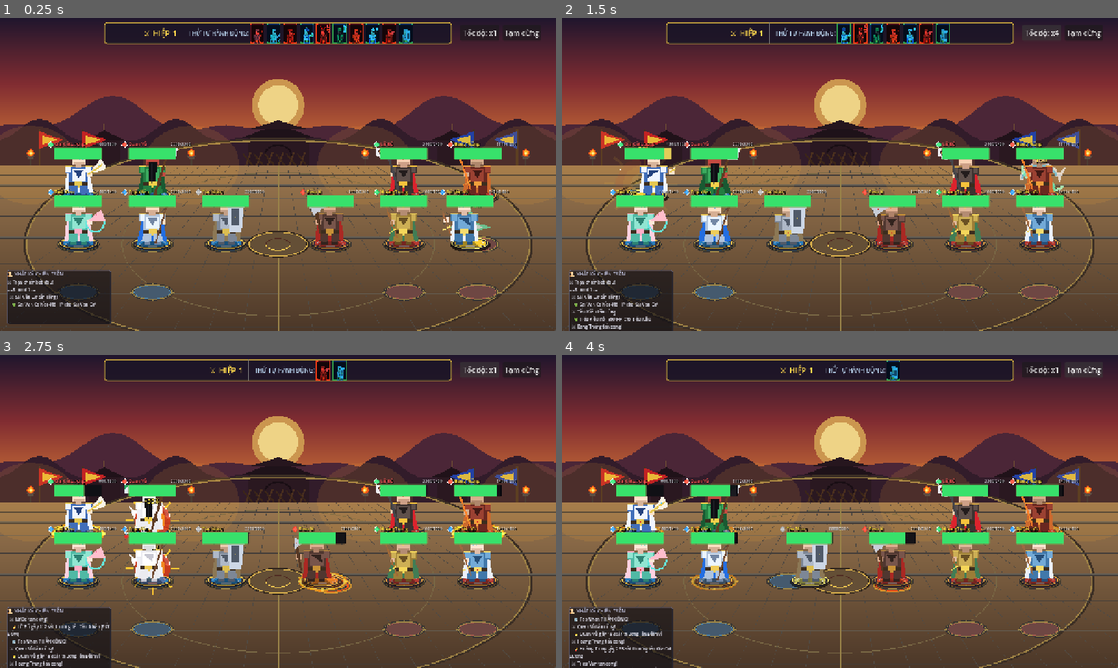
Above: before the commit, frames 1-4 (two rows, left to right).
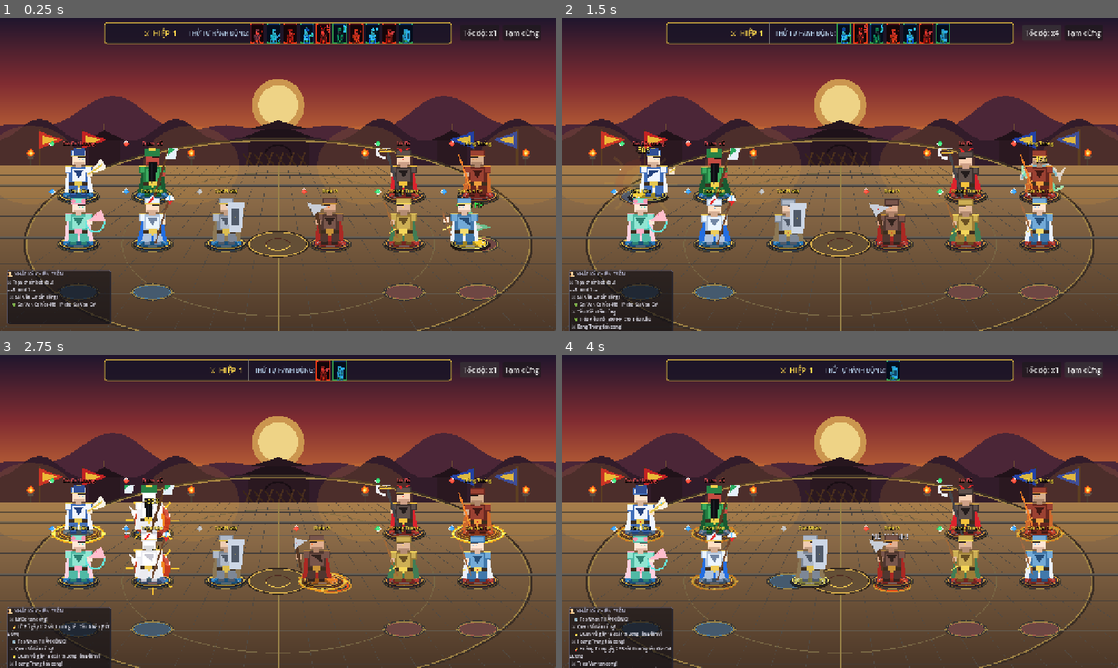
Above: after the commit, the same moments.

Repository: zonhanoz09/tamquoc3d
Game: Godot game, scene res://scenes/battle/BattleScene.tscn
Two runs of this game, one before a commit and one after it. Both use one fixed random seed, a clock stepped at 60 frames per second and the inputs below.
Inputs:
- Up to frame 1 (0.25 s): no input
- Up to frame 2 (1.5 s): click "Tốc độ: x1" at 0.5 s; click "Tốc độ: x2" at 1.25 s
- Up to frame 3 (2.75 s): click "Tốc độ: x4" at 2 s
- Up to frame 4 (4 s): click "Tạm dừng" at 2.75 s; click "Tiếp tục" at 3.5 s

The runs differ from the first frame. In frame 1, 4.6% of the frame differs, in the area x 8-93%, y 39-61%; in frame 2, 4.6%; in frame 3, 4.6%; in frame 4, 4.6%.

Commit message:
feat: hạ chiều cao thanh máu xuống chuẩn 1px siêu mảnh, ẩn hoàn toàn chỉ số máu

Diff:
--- a/scripts/visual/HeroVisual.gd
+++ b/scripts/visual/HeroVisual.gd
@@ -13,9 +13,9 @@
 var sprite: Sprite2D
 
 # Smooth Overhead Bars
-var hp_ghost_bar: ProgressBar
-var hp_bar: ProgressBar
-var hp_label: Label
+var hp_bg: ColorRect
+var hp_ghost_bar: ColorRect
+var hp_bar: ColorRect
 var name_label: Label
 var elem_icon: Sprite2D
 var status_row: HBoxContainer
@@ -85,7 +85,7 @@
 	sprite.z_index = 3
 	add_child(sprite)
 
-	# 5. Overhead UI (Thanh máu dài thanh mảnh & tên tướng gọn gàng)
+	# 5. Overhead UI (Thanh máu siêu mảnh 1px & tên tướng tinh tế)
 	_build_overhead_ui()
 
 func _build_overhead_ui() -> void:
@@ -94,7 +94,7 @@
 	overhead.z_index = 35
 	add_child(overhead)
 
-	# ── LINE 1: HÀNG TÊN TƯỚNG & CHỈ SỐ MÁU (Gọn gàng đặt ngay trên thanh máu) ──
+	# ── LINE 1: HÀNG TÊN TƯỚNG (Gọn gàng ngay trên thanh máu) ──
 	# Element Icon (Viên kim cương nguyên tố nhỏ gọn)
 	elem_icon = Sprite2D.new()
 	var elem_name = "neutral"
@@ -107,17 +107,17 @@
 	var e_tex = load("res://assets/sprites/ui/elem_%s.png" % elem_name)
 	if e_tex:
 		elem_icon.texture = e_tex
-	elem_icon.scale = Vector2(0.68, 0.68)
-	elem_icon.position = Vector2(-63, -7)
+	elem_icon.scale = Vector2(0.65, 0.65)
+	elem_icon.position = Vector2(-60, -9)
 	overhead.add_child(elem_icon)
 
-	# Name Label (Căn trái ngay trên thanh máu)
+	# Name Label (Chính giữa trên thanh máu)
 	name_label = Label.new()
 	name_label.text = battle_hero.data.hero_name
-	name_label.horizontal_alignment = HORIZONTAL_ALIGNMENT_LEFT
-	name_label.position = Vector2(-54, -15)
-	name_label.size = Vector2(62, 14)
-	name_label.add_theme_font_size_override("font_size", 10)
+	name_label.horizontal_alignment = HORIZONTAL_ALIGNMENT_CENTER
+	name_label.position = Vector2(-54, -18)
+	name_label.size = Vector2(108, 16)
+	name_label.add_theme_font_size_override("font_size", 11)
 	name_label.add_theme_color_override("font_shadow_color", Color.BLACK)
 	name_label.add_theme_constant_override("shadow_offset_x", 1)
 	name_label.add_theme_constant_override("shadow_offset_y", 1)
@@ -131,62 +131,31 @@
 	name_label.add_theme_color_override("font_color", rarity_color)
 	overhead.add_child(name_label)
 
-	# HP Numeric Label (Căn phải tinh tế trên cùng dòng với tên tướng)
-	hp_label = Label.new()
-	hp_label.text = "%d/%d" % [battle_hero.stats.hp_current, battle_hero.stats.hp_max]
-	hp_label.horizontal_alignment = HORIZONTAL_ALIGNMENT_RIGHT
-	hp_label.position = Vector2(8, -15)
-	hp_label.size = Vector2(46, 14)
-	hp_label.add_theme_font_size_override("font_size", 9)
-	hp_label.add_theme_color_override("font_color", Color(0.9, 0.92, 0.95, 0.9))
-	hp_label.add_theme_color_override("font_shadow_color", Color.BLACK)
-	hp_label.add_theme_constant_override("shadow_outline_size", 1)
-	overhead.add_child(hp_label)
-
-	# ── LINE 2: THANH MÁU DÀI THANH MẢNH (Dài 108px, cao 4px, viền bóng thanh thoát) ──
-	# HP Ghost Bar (Vạch tụt máu trễ màu vàng sáng)
-	hp_ghost_bar = ProgressBar.new()
+	# ── LINE 2: THANH MÁU DÀI SIÊU MẢNH CHUẨN 1PX (Dài 108px, cao chính xác 1px) ──
+	# Nền thanh máu 1px
+	hp_bg = ColorRect.new()
+	hp_bg.position = Vector2(-54, 0)
+	hp_bg.size = Vector2(108, 1)
+	hp_bg.color = Color(0.1, 0.08, 0.12, 0.85)
+	overhead.add_child(hp_bg)
+
+	# Vạch tụt máu trễ 1px (Màu vàng sáng)
+	hp_ghost_bar = ColorRect.new()
 	hp_ghost_bar.position = Vector2(-54, 0)
-	hp_ghost_bar.size = Vector2(108, 4)
-	hp_ghost_bar.custom_minimum_size = Vector2(108, 4)
-	hp_ghost_bar.show_percentage = false
-	hp_ghost_bar.max_value = battle_hero.stats.hp_max
-	hp_ghost_bar.value = battle_hero.stats.hp_current
-
-	var sb_ghost_bg = StyleBoxFlat.new()
-	sb_ghost_bg.bg_color = Color(0.06, 0.06, 0.08, 0.95)
-	sb_ghost_bg.set_border_width_all(1)
-	sb_ghost_bg.border_color = Color(0.02, 0.02, 0.04, 0.9)
-	sb_ghost_bg.set_corner_radius_all(1)
-	hp_ghost_bar.add_theme_stylebox_override("background", sb_ghost_bg)
-
-	var sb_ghost_fill = StyleBoxFlat.new()
-	sb_ghost_fill.bg_color = Color(0.98, 0.88, 0.38, 0.9)
-	sb_ghost_fill.set_corner_radius_all(1)
-	hp_ghost_bar.add_theme_stylebox_override("fill", sb_ghost_fill)
+	hp_ghost_bar.size = Vector2(108, 1)
+	hp_ghost_bar.color = Color(0.98, 0.88, 0.38, 0.9)
 	overhead.add_child(hp_ghost_bar)
 
-	# HP Main Bar (Thanh máu chính thanh mảnh)
-	hp_bar = ProgressBar.new()
+	# Thanh máu chính 1px (Màu xanh ngọc tươi sáng)
+	hp_bar = ColorRect.new()
 	hp_bar.position = Vector2(-54, 0)
-	hp_bar.size = Vector2(108, 4)
-	hp_bar.custom_minimum_size = Vector2(108, 4)
-	hp_bar.show_percentage = false
-	hp_bar.max_value = battle_hero.stats.hp_max
-	hp_bar.value = battle_hero.stats.hp_current
-
-	var sb_empty = StyleBoxEmpty.new()
-	hp_bar.add_theme_stylebox_override("background", sb_empty)
-
-	var sb_fill = StyleBoxFlat.new()
-	sb_fill.bg_color = Color(0.22, 0.88, 0.42)
-	sb_fill.set_corner_radius_all(1)
-	hp_bar.add_theme_stylebox_override("fill", sb_fill)
+	hp_bar.size = Vector2(108, 1)
+	hp_bar.color = Color(0.22, 0.88, 0.42)
 	overhead.add_child(hp_bar)
 
-	# ── LINE 0: STATUS ICONS (Biểu tượng hiệu ứng trên cùng) ──
+	# ── LINE 0: STATUS ICONS ROW ──
 	status_row = HBoxContainer.new()
-	status_row.position = Vector2(-54, -28)
+	status_row.position = Vector2(-54, -32)
 	status_row.size = Vector2(108, 12)
 	status_row.alignment = BoxContainer.ALIGNMENT_CENTER
 	overhead.add_child(status_row)
@@ -229,35 +198,32 @@
 
 	var current_hp = battle_hero.stats.hp_current
 	var max_hp = battle_hero.stats.hp_max
-	var hp_ratio = float(current_hp) / float(max_hp)
-
-	hp_label.text = "%d/%d" % [current_hp, max_hp]
+	var hp_ratio = clampf(float(current_hp) / float(max_hp), 0.0, 1.0)
+	var target_w = 108.0 * hp_ratio
 
 	# Dynamic HP Color
-	var fill_style = hp_bar.get_theme_stylebox("fill") as StyleBoxFlat
-	if fill_style:
-		if hp_ratio > 0.5:
-			fill_style.bg_color = Color(0.22, 0.88, 0.42) # Xanh ngọc tươi sáng
-		elif hp_ratio > 0.25:
-			fill_style.bg_color = Color(0.96, 0.76, 0.16) # Vàng cam
-		else:
-			fill_style.bg_color = Color(0.96, 0.24, 0.24) # Đỏ thẫm nguy cấp
-
-	# Smooth HP transition with Trailing Ghost Bar
+	if hp_ratio > 0.5:
+		hp_bar.color = Color(0.22, 0.88, 0.42) # Xanh ngọc tươi sáng
+	elif hp_ratio > 0.25:
+		hp_bar.color = Color(0.96, 0.76, 0.16) # Vàng cam
+	else:
+		hp_bar.color = Color(0.96, 0.24, 0.24) # Đỏ thẫm nguy cấp
+
+	# Smooth HP transition with Trailing Ghost Bar (Chuẩn 1px)
 	if animate:
 		if _hp_tween:
 			_hp_tween.kill()
 		_hp_tween = create_tween()
-		_hp_tween.tween_property(hp_bar, "value", float(current_hp), 0.18).set_trans(Tween.TRANS_QUAD).set_ease(Tween.EASE_OUT)
+		_hp_tween.tween_property(hp_bar, "size:x", target_w, 0.18).set_trans(Tween.TRANS_QUAD).set_ease(Tween.EASE_OUT)
 
 		if _ghost_tween:
 			_ghost_tween.kill()
 		_ghost_tween = create_tween()
 		_ghost_tween.tween_interval(0.2)
-		_ghost_tween.tween_property(hp_ghost_bar, "value", float(current_hp), 0.45).set_trans(Tween.TRANS_CUBIC).set_ease(Tween.EASE_OUT)
+		_ghost_tween.tween_property(hp_ghost_bar, "size:x", target_w, 0.45).set_trans(Tween.TRANS_CUBIC).set_ease(Tween.EASE_OUT)
 	else:
-		hp_bar.value = current_hp
-		hp_ghost_bar.value = current_hp
+		hp_bar.size.x = target_w
+		hp_ghost_bar.size.x = target_w
 
 	# Hiệu ứng chân khi tích đầy Nộ chiêu / Kỹ năng (100 Sĩ khí)
 	var current_morale = battle_hero.stats.morale_current
